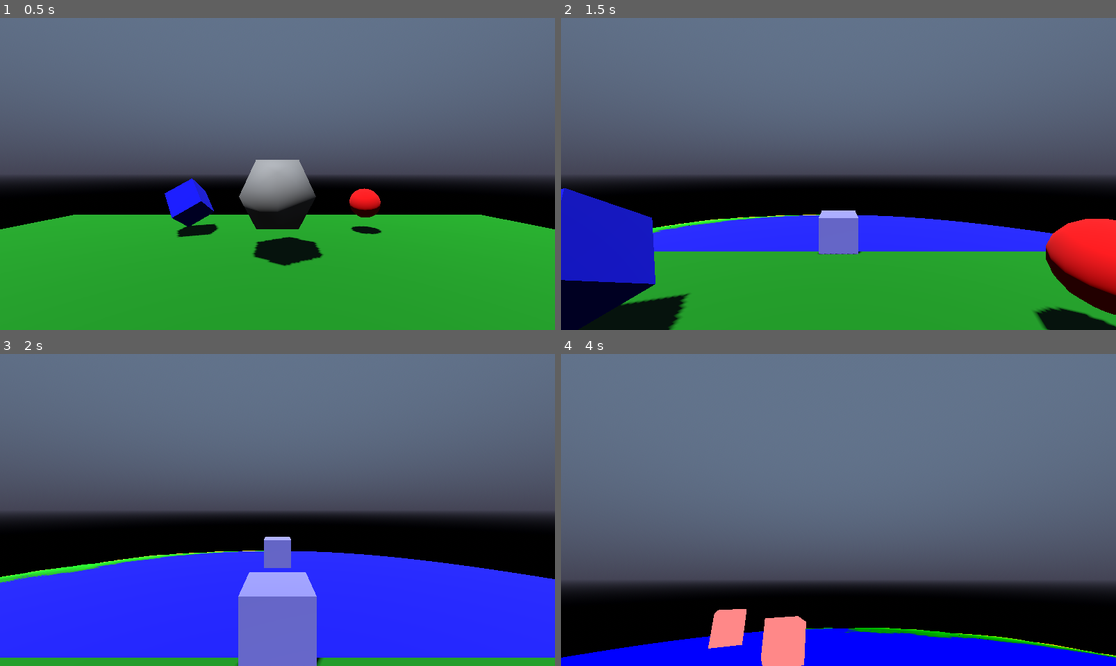
Above: before the commit, frames 1-4 (two rows, left to right).
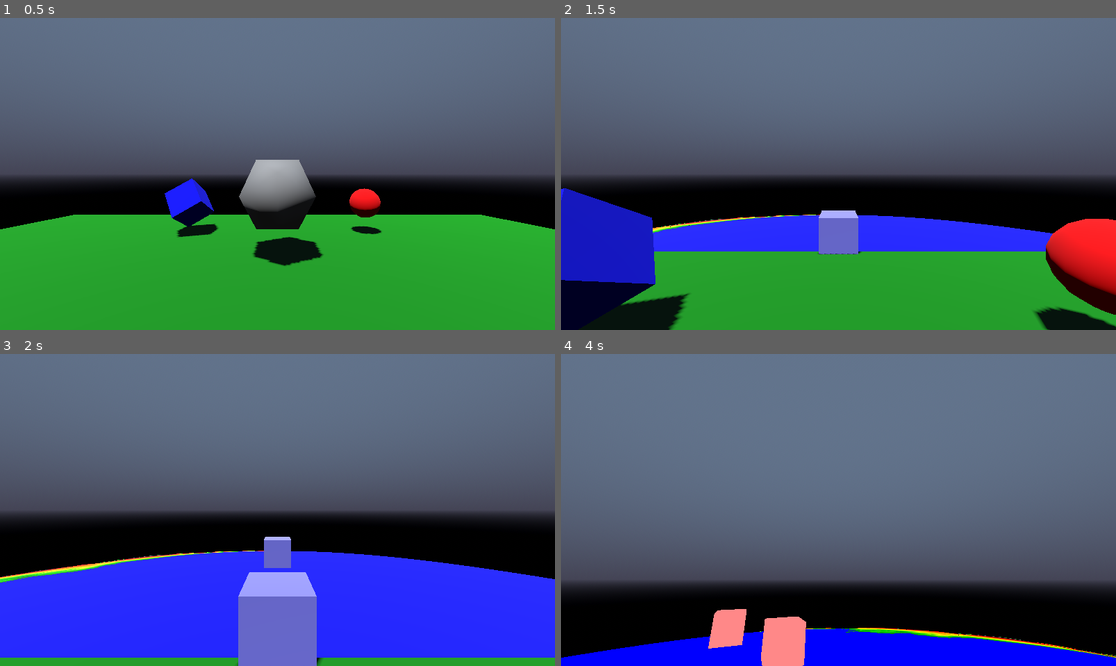
Above: after the commit, the same moments.

Repository: jmdejong/grip
Game: Godot game, scene res://scenes/universe.tscn
The game is run twice, just before and just after one commit, with the same random seed, the same clock (stepped at 60 frames per second) and the same inputs.
Inputs (mouse positions are in pixels of both pictures, inside the frame that each line leads up to):
- Up to frame 1 (0.5 s): no input
- Up to frame 2 (1.5 s): tap Enter at 0.5 s; move the mouse to (810, 236) at 0.52 s; hold W (forwards) from 0.53 s (still down); tap M (mark_position) at 0.6 s; move the mouse to (1005, 220) at 1.27 s; click (1005, 220) at 1.35 s
- Up to frame 3 (2 s): keep holding W (forwards); tap M (mark_position) at 1.55 s
- Up to frame 4 (4 s): move the mouse to (794, 506) at 2.02 s; tap M (mark_position) at 2.1, 3.05, 3.8 s; move the mouse to (844, 510) at 2.77 s; release W (forwards) at 2.78 s; hold A (left) 2.78-3.53 s; tap Shift (sprint) at 2.85 s; move the mouse to (816, 503) at 3.52 s; hold W (forwards) from 3.53 s (still down); tap P (switch_render) at 3.6 s

Frame 1 is identical in both runs. In frame 2, 0.2% of the frame differs, in the area x 16-47%, y 63-69%; in frame 3, 0.4%; in frame 4, 0.7%, in the area x 0-100%, y 81-100%.

Commit message:
custom terrain shader

Diff:
--- a/code/face.gd
+++ b/code/face.gd
@@ -24,15 +24,23 @@
 
 	return face
 
-func _enter_tree() -> void:
+func _ready() -> void:
+	shape = p0.shape
 	center = global_transform * ((p0.pos + p1.pos + p2.pos)/3.0)
 	near = (global_transform * p0.pos).distance_to(center) * 2.0
 	far = near * 2
-	shape = p0.shape
 	depth = max(p0.depth, p1.depth, p2.depth)
 	if $Mesh.mesh == null:
 		$Mesh.mesh = build_mesh()
+	#$Mesh.custom_aabb = AABB(p0.position(), Vector3.ZERO)\
+		#.expand(p1.position())\
+		#.expand(p2.position())\
+		#.expand(p0.pos)\
+		#.expand(p1.pos)\
+		#.expand(p2.pos)
 	resolution = p1.pos.distance_to(p2.pos) / segments
+	$Mesh.material_override = shape.material
+
 
 func sub_points() -> Dictionary:
 	var subpoints: Dictionary = {}
@@ -60,6 +68,7 @@
 	surface[Mesh.ARRAY_NORMAL] = PackedVector3Array()
 	surface[Mesh.ARRAY_COLOR] = PackedColorArray()
 	surface[Mesh.ARRAY_INDEX] = PackedInt32Array()
+	surface[Mesh.ARRAY_CUSTOM0] = PackedFloat32Array()
 	var subpoints := sub_points()
 	var i: int = 0
 	for iv: int in range(segments+1):
@@ -70,6 +79,7 @@
 			surface[Mesh.ARRAY_VERTEX].append(point.position())
 			surface[Mesh.ARRAY_NORMAL].append(point.normal())
 			surface[Mesh.ARRAY_COLOR].append(point.color())
+			surface[Mesh.ARRAY_CUSTOM0].append(point.height)
 			if iv > 0:
 				var p: int = i + iv - segments - 2
 				surface[Mesh.ARRAY_INDEX].append_array(PackedInt32Array([p, p+1, i]))
@@ -77,7 +87,13 @@
 					surface[Mesh.ARRAY_INDEX].append_array([p, i, i-1])
 			i += 1
 	var mesh := ArrayMesh.new()
-	mesh.add_surface_from_arrays(Mesh.PRIMITIVE_TRIANGLES, surface)
+	mesh.add_surface_from_arrays(
+		Mesh.PRIMITIVE_TRIANGLES,
+		surface,
+		[],
+		{},
+		Mesh.ARRAY_CUSTOM_R_FLOAT << Mesh.ARRAY_FORMAT_CUSTOM0_SHIFT
+	)
 	return mesh
 
 func make_subfaces() -> Array[Face]:
@@ -98,20 +114,26 @@
 		face.queue_free()
 	subfaces = null
 
+func add_subfaces(subfaces: Array[Face]) -> void:
+	for subface in subfaces:
+		$SubFaces.add_child(subface)
 
 func _process(_delta: float) -> void:
+	#if $Mesh.mesh == null:
+		#$Mesh.mesh = build_mesh()
 	if resolution < shape.min_resolution:
 		return
 	var cd: float = get_viewport().get_camera_3d().global_position.distance_to(center)
-	$Mesh.visible = cd > near
-	$SubFaces.visible = cd <= near
+	var show_sub = cd <= near
+	$Mesh.visible = !show_sub
+	$SubFaces.visible = show_sub
 	if subfaces == null && cd <= near:
 		subfaces = make_subfaces()
-		for face in subfaces:
-			$SubFaces.add_child(face)
+		add_subfaces(subfaces)
+		#for face in subfaces:
+			#$SubFaces.add_child(face)
 	if subfaces != null && cd > far:
 		remove_subfaces()
-
 
 static func randomizef(seed: int) -> float:
 	var rng := RandomNumberGenerator.new()
--- a/code/planet.gd
+++ b/code/planet.gd
@@ -10,10 +10,12 @@
 @export var gradient_scale = 500
 @export var height_base: float = 100
 @export var random_weight: float = 1000
+@export var material: Material
 var min_resolution: float = 1.0
 
 func _enter_tree() -> void:
-	pass
+	material.set_shader_parameter("gradient_scale", gradient_scale)
+	material.set_shader_parameter("radius", radius)
 
 
 func _ready() -> void:
@@ -27,7 +29,6 @@
 	if subfaces == null && cd <= radius * 4:
 		subfaces = add_subfaces()
 		for face in subfaces:
-			face.visibility_parent = get_path()
 			add_child(face)
 	if subfaces != null && cd > radius * 8:
 		remove_subfaces()
--- a/code/player.gd
+++ b/code/player.gd
@@ -29,7 +29,7 @@
 	else:
 		movement.y = s * (float(Input.is_action_pressed("up")) - float(Input.is_action_pressed("down")))
 	velocity = quaternion * movement
-	look_at(global_position + (quaternion * Vector3.RIGHT).cross(get_gravity()), -get_gravity().normalized())
+	look_at(global_position + (quaternion * Vector3.RIGHT).cross(get_gravity()).normalized(), -get_gravity().normalized())
 	move_and_slide()
 
 	viewpoint_changed.emit(position)
--- a/code/universe.gd
+++ b/code/universe.gd
@@ -5,5 +5,5 @@
 func _input(event: InputEvent) -> void:
 	if Input.is_action_just_pressed("mark_position"):
 		var marker = marker_scene.instantiate()
+		add_child(marker)
 		marker.global_position = %Player.global_position
-		add_child(marker)
--- /dev/null
+++ b/resources/height_gradient.tres
@@ -0,0 +1,5 @@
+[gd_resource type="Gradient" format=3 uid="uid://dpwoi6kn3k1rl"]
+
+[resource]
+offsets = PackedFloat32Array(0, 0.108844, 0.282313, 0.428571, 0.598639, 0.846939, 1)
+colors = PackedColorArray(0, 0.533333, 0, 1, 0, 0.822222, 0, 1, 1, 1, 0, 1, 1, 0.533333, 0, 1, 1, 0, 0, 1, 0, 0, 0, 1, 0.533333, 0.533333, 0.533333, 1)
--- a/scenes/face.tscn
+++ b/scenes/face.tscn
@@ -1,15 +1,13 @@
-[gd_scene load_steps=3 format=3 uid="uid://n5c3ff6puuq7"]
+[gd_scene load_steps=2 format=3 uid="uid://n5c3ff6puuq7"]
 
 [ext_resource type="Script" path="res://code/face.gd" id="1_ldjxy"]
-
-[sub_resource type="StandardMaterial3D" id="StandardMaterial3D_6t8h1"]
-vertex_color_use_as_albedo = true
 
 [node name="Face" type="Node3D"]
 script = ExtResource("1_ldjxy")
 
 [node name="Mesh" type="MeshInstance3D" parent="."]
-material_override = SubResource("StandardMaterial3D_6t8h1")
+extra_cull_margin = 11.0
+ignore_occlusion_culling = true
 
 [node name="SubFaces" type="Node3D" parent="."]
 visible = false
--- a/scenes/planet.tscn
+++ b/scenes/planet.tscn
@@ -1,10 +1,19 @@
-[gd_scene load_steps=5 format=3 uid="uid://dpdqr75yvrw7"]
+[gd_scene load_steps=8 format=3 uid="uid://dpdqr75yvrw7"]
 
 [ext_resource type="Script" path="res://code/planet.gd" id="1_ap1x6"]
+[ext_resource type="Gradient" uid="uid://dpwoi6kn3k1rl" path="res://resources/height_gradient.tres" id="2_rv38r"]
+[ext_resource type="Shader" path="res://shaders/face.gdshader" id="3_874j5"]
 
-[sub_resource type="Gradient" id="Gradient_f2i44"]
-offsets = PackedFloat32Array(0, 0.108844, 0.282313, 0.428571, 0.598639, 0.846939, 1)
-colors = PackedColorArray(0, 0.533333, 0, 1, 0, 0.822222, 0, 1, 1, 1, 0, 1, 1, 0.533333, 0, 1, 1, 0, 0, 1, 0, 0, 0, 1, 0.533333, 0.533333, 0.533333, 1)
+[sub_resource type="GradientTexture1D" id="GradientTexture1D_kchrj"]
+gradient = ExtResource("2_rv38r")
+
+[sub_resource type="ShaderMaterial" id="ShaderMaterial_lcc87"]
+render_priority = 0
+shader = ExtResource("3_874j5")
+shader_parameter/water_color = Color(0, 0, 1, 1)
+shader_parameter/gradient_scale = 1.0
+shader_parameter/radius = 1.0
+shader_parameter/gradient = SubResource("GradientTexture1D_kchrj")
 
 [sub_resource type="ArrayMesh" id="ArrayMesh_lheha"]
 
@@ -12,9 +21,9 @@
 radius = 1.0
 
 [node name="Planet" type="Node3D"]
-transform = Transform3D(10000, 0, 0, 0, 10000, 0, 0, 0, 10000, 0, 0, 0)
 script = ExtResource("1_ap1x6")
-gradient = SubResource("Gradient_f2i44")
+gradient = ExtResource("2_rv38r")
+material = SubResource("ShaderMaterial_lcc87")
 
 [node name="Mesh" type="MeshInstance3D" parent="."]
 mesh = SubResource("ArrayMesh_lheha")
--- a/scenes/universe.tscn
+++ b/scenes/universe.tscn
@@ -99,12 +99,11 @@
 transform = Transform3D(1, 0, 0, 0, 1, 0, 0, 0, 1, 0, 2, -5)
 mesh = ExtResource("3_t4xrs")
 
-[node name="Player" parent="Start" instance=ExtResource("1_u61e3")]
-unique_name_in_owner = true
-transform = Transform3D(1, 0, 0, 0, 1, 0, 0, 0, 1, 0, 0.900024, 0)
-
 [node name="Planet" parent="." instance=ExtResource("2_l5nsi")]
-transform = Transform3D(1, 0, 0, 0, 1, 0, 0, 0, 1, 0, 0, 0)
 radius = 50000.0
 
 [node name="Marker" parent="." instance=ExtResource("6_2isk2")]
+
+[node name="Player" parent="." instance=ExtResource("1_u61e3")]
+unique_name_in_owner = true
+transform = Transform3D(1, 0, 0, 0, 1, 0, 0, 0, 1, 0, 51000.9, 0)
--- /dev/null
+++ b/shaders/face.gdshader
@@ -0,0 +1,22 @@
+shader_type spatial;
+
+uniform sampler2D gradient: source_color;
+uniform vec3 water_color: source_color;
+uniform float gradient_scale;
+uniform float radius;
+
+varying float height;
+
+void vertex() {
+	height = CUSTOM0.x;
+	//VERTEX = normalize(VERTEX) * radius + max(height, 0.0);
+}
+
+void fragment() {
+	if (height < 0.0) {
+		ALBEDO = water_color;
+	} else {
+		ALBEDO = texture(gradient, vec2(height/100.0, 0)).xyz;
+		//ALBEDO = COLOR.xyz;
+	}
+}
